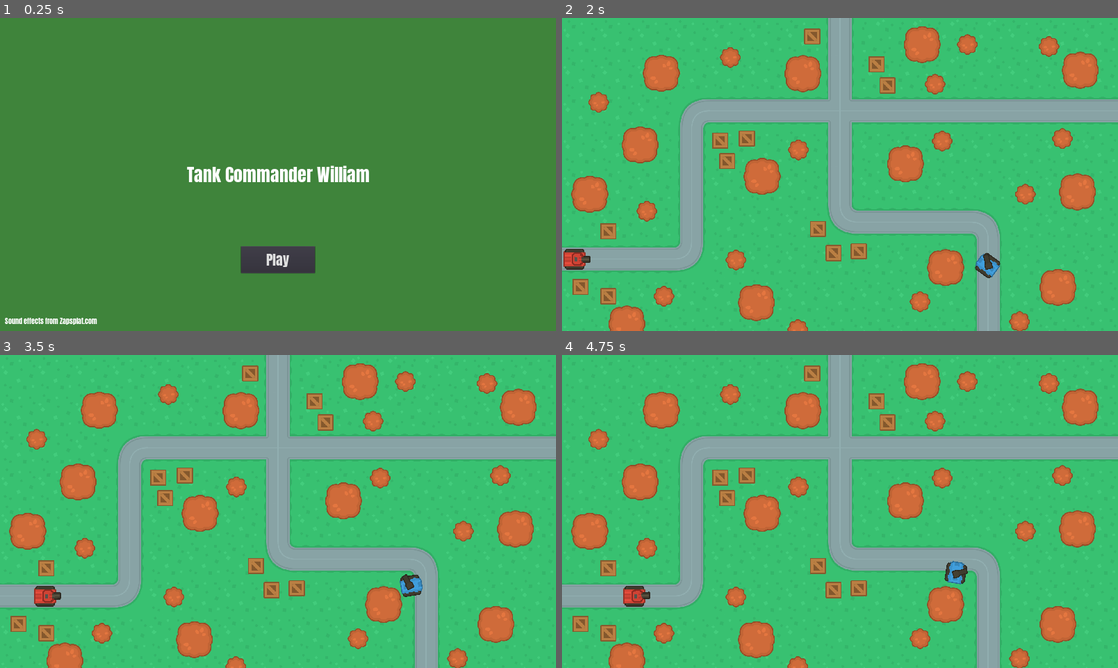
Above: before the commit, frames 1-4 (two rows, left to right).
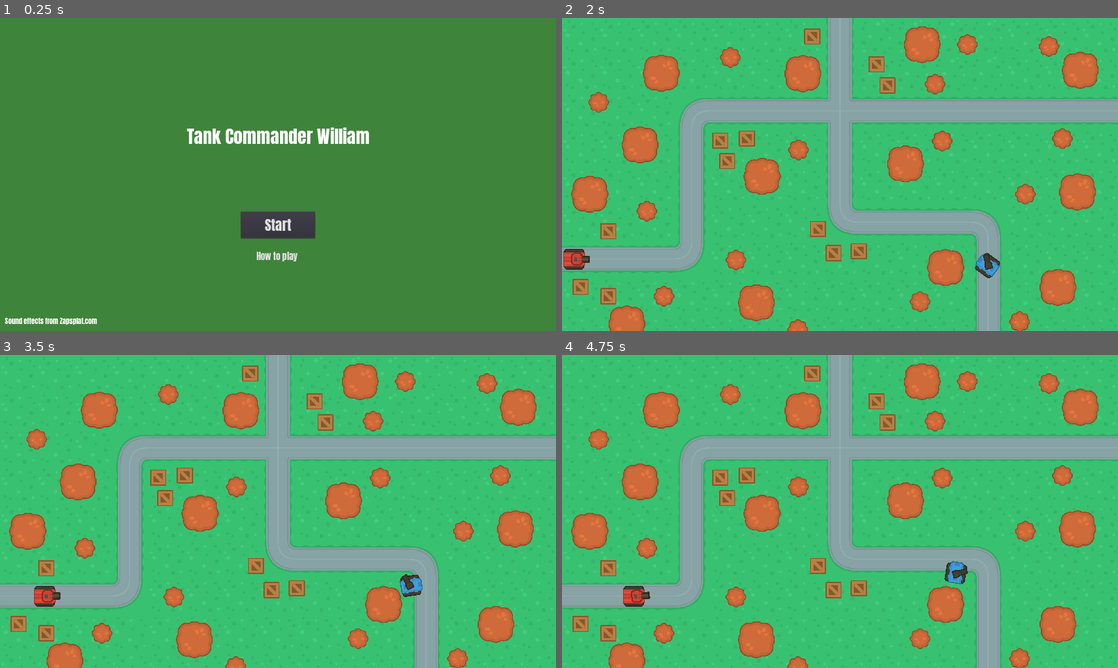
Above: after the commit, the same moments.

Repository: dayton-bobbitt/tank-commander-william
Game: Godot game, scene res://scenes/ui/Menu.tscn
Two runs of this game, one before a commit and one after it. Both use one fixed random seed, a clock stepped at 60 frames per second and the inputs below. Before the commit the project starts from res://scenes/world/World.tscn. Sound files missing from this copy of the repository are replaced by a short silence.
Inputs (mouse positions are in pixels of both pictures, inside the frame that each line leads up to):
- Up to frame 1 (0.25 s): no input
- Up to frame 2 (2 s): click "Play" (after the commit: "Start") at 0.5 s; move the mouse to (962, 158) at 1.27 s; hold Right (ui_right) from 1.28 s (still down)
- Up to frame 3 (3.5 s): move the mouse to (166, 527) at 2.02 s; release Right (ui_right) at 2.03 s; hold Down (ui_down) 2.03-2.78 s; move the mouse to (333, 442) at 2.77 s; hold Right (ui_right) from 2.78 s (still down)
- Up to frame 4 (4.75 s): move the mouse to (812, 574) at 3.52 s; release Right (ui_right) at 3.53 s; hold Up (ui_up) 3.53-4.28 s; move the mouse to (1006, 558) at 4.27 s; hold Left (ui_left) from 4.28 s (still down)

The runs differ from the first frame. In frame 1, 4.5% of the frame differs, in the area x 33-67%, y 34-82%; in frame 2, less than 0.1%; in frame 3, less than 0.1%; in frame 4, less than 0.1%.

Commit message:
Update menu and game over UI

Diff:
--- a/project.godot
+++ b/project.godot
@@ -11,7 +11,7 @@
 [application]
 
 config/name="Tank Commander William"
-run/main_scene="res://scenes/world/World.tscn"
+run/main_scene="res://scenes/ui/Menu.tscn"
 config/icon="res://assets/art/icon.png"
 
 [display]
--- a/scenes/ui/GUI.gd
+++ /dev/null
@@ -1,31 +0,0 @@
-extends CanvasLayer
-
-
-signal start_game
-
-
-onready var title_screen = $TitleScreen
-onready var game_over_screen = $GameOverScreen
-
-
-func _ready():
-	title_screen.show()
-	game_over_screen.hide()
-
-
-func game_in_progress():
-	title_screen.hide()
-	game_over_screen.hide()
-
-
-func game_over():
-	title_screen.hide()
-	game_over_screen.show()
-
-
-func _on_StartGameButton_pressed():
-	self.emit_signal("start_game")
-
-
-func _on_PlayAgainButton_pressed():
-	self.emit_signal("start_game")
--- a/scenes/ui/GUI.tscn
+++ /dev/null
@@ -1,152 +0,0 @@
-[gd_scene load_steps=12 format=2]
-
-[ext_resource path="res://scenes/ui/GUI.gd" type="Script" id=1]
-
-[sub_resource type="DynamicFontData" id=5]
-font_path = "res://scenes/ui/Anton/Anton-Regular.ttf"
-
-[sub_resource type="DynamicFont" id=2]
-size = 64
-font_data = SubResource( 5 )
-
-[sub_resource type="DynamicFontData" id=6]
-font_path = "res://scenes/ui/Anton/Anton-Regular.ttf"
-
-[sub_resource type="DynamicFont" id=4]
-size = 48
-font_data = SubResource( 6 )
-
-[sub_resource type="DynamicFontData" id=11]
-font_path = "res://scenes/ui/Anton/Anton-Regular.ttf"
-
-[sub_resource type="DynamicFont" id=12]
-size = 24
-font_data = SubResource( 11 )
-
-[sub_resource type="DynamicFontData" id=7]
-font_path = "res://scenes/ui/Anton/Anton-Regular.ttf"
-
-[sub_resource type="DynamicFont" id=8]
-size = 64
-font_data = SubResource( 7 )
-
-[sub_resource type="DynamicFontData" id=9]
-font_path = "res://scenes/ui/Anton/Anton-Regular.ttf"
-
-[sub_resource type="DynamicFont" id=10]
-size = 48
-font_data = SubResource( 9 )
-
-[node name="GUI" type="CanvasLayer"]
-script = ExtResource( 1 )
-
-[node name="TitleScreen" type="Control" parent="."]
-anchor_right = 1.0
-anchor_bottom = 1.0
-__meta__ = {
-"_edit_use_anchors_": false
-}
-
-[node name="Background" type="ColorRect" parent="TitleScreen"]
-anchor_right = 1.0
-anchor_bottom = 1.0
-color = Color( 0.25098, 0.521569, 0.235294, 1 )
-__meta__ = {
-"_edit_use_anchors_": false
-}
-
-[node name="Title" type="Label" parent="TitleScreen"]
-anchor_left = 0.5
-anchor_top = 0.5
-anchor_right = 0.5
-anchor_bottom = 0.5
-margin_left = -323.5
-margin_top = -49.0
-margin_right = 323.5
-margin_bottom = 49.0
-custom_fonts/font = SubResource( 2 )
-text = "Tank Commander William"
-align = 1
-valign = 1
-__meta__ = {
-"_edit_use_anchors_": false
-}
-
-[node name="StartGameButton" type="Button" parent="TitleScreen"]
-anchor_left = 0.5
-anchor_top = 1.0
-anchor_right = 0.5
-anchor_bottom = 1.0
-margin_left = -128.0
-margin_top = -292.0
-margin_right = 128.0
-margin_bottom = -200.0
-custom_fonts/font = SubResource( 4 )
-text = "Play"
-__meta__ = {
-"_edit_use_anchors_": false
-}
-
-[node name="Label" type="Label" parent="TitleScreen"]
-anchor_top = 1.0
-anchor_bottom = 1.0
-margin_left = 16.0
-margin_top = -53.0
-margin_right = 335.0
-margin_bottom = -16.0
-custom_fonts/font = SubResource( 12 )
-text = "Sound effects from Zapsplat.com"
-__meta__ = {
-"_edit_use_anchors_": false
-}
-
-[node name="GameOverScreen" type="Control" parent="."]
-visible = false
-anchor_right = 1.0
-anchor_bottom = 1.0
-__meta__ = {
-"_edit_use_anchors_": false
-}
-
-[node name="Background" type="ColorRect" parent="GameOverScreen"]
-anchor_right = 1.0
-anchor_bottom = 1.0
-color = Color( 0.521569, 0.235294, 0.235294, 1 )
-__meta__ = {
-"_edit_use_anchors_": false
-}
-
-[node name="Title" type="Label" parent="GameOverScreen"]
-anchor_left = 0.5
-anchor_top = 0.5
-anchor_right = 0.5
-anchor_bottom = 0.5
-margin_left = -323.5
-margin_top = -49.0
-margin_right = 323.5
-margin_bottom = 49.0
-custom_fonts/font = SubResource( 8 )
-text = "Game Over"
-align = 1
-valign = 1
-__meta__ = {
-"_edit_use_anchors_": false
-}
-
-[node name="PlayAgainButton" type="Button" parent="GameOverScreen"]
-anchor_left = 0.5
-anchor_top = 1.0
-anchor_right = 0.5
-anchor_bottom = 1.0
-margin_left = -149.5
-margin_top = -292.0
-margin_right = 149.5
-margin_bottom = -200.0
-custom_fonts/font = SubResource( 10 )
-text = "Play again?"
-__meta__ = {
-"_edit_use_anchors_": false
-}
-
-[connection signal="pressed" from="TitleScreen/StartGameButton" to="." method="_on_StartGameButton_pressed"]
-[connection signal="pressed" from="GameOverScreen/PlayAgainButton" to="." method="_on_PlayAgainButton_pressed"]
--- /dev/null
+++ b/scenes/ui/GameOver.gd
@@ -0,0 +1,9 @@
+extends CanvasLayer
+
+
+func _on_PlayAgainButton_pressed():
+	get_tree().change_scene("res://scenes/world/World.tscn")
+
+
+func _on_QuitButton_pressed():
+	get_tree().quit(0)
--- /dev/null
+++ b/scenes/ui/GameOver.tscn
@@ -0,0 +1,85 @@
+[gd_scene load_steps=6 format=2]
+
+[ext_resource path="res://scenes/ui/GameOver.gd" type="Script" id=1]
+
+[sub_resource type="DynamicFontData" id=18]
+font_path = "res://scenes/ui/Anton/Anton-Regular.ttf"
+
+[sub_resource type="DynamicFont" id=20]
+size = 64
+font_data = SubResource( 18 )
+
+[sub_resource type="DynamicFontData" id=19]
+font_path = "res://scenes/ui/Anton/Anton-Regular.ttf"
+
+[sub_resource type="DynamicFont" id=21]
+size = 48
+font_data = SubResource( 19 )
+
+[node name="GameOver" type="CanvasLayer"]
+script = ExtResource( 1 )
+
+[node name="Control" type="Control" parent="."]
+anchor_right = 1.0
+anchor_bottom = 1.0
+__meta__ = {
+"_edit_use_anchors_": false
+}
+
+[node name="Background" type="ColorRect" parent="Control"]
+anchor_right = 1.0
+anchor_bottom = 1.0
+color = Color( 0.521569, 0.235294, 0.235294, 1 )
+__meta__ = {
+"_edit_use_anchors_": false
+}
+
+[node name="Title" type="Label" parent="Control"]
+anchor_left = 0.5
+anchor_top = 0.5
+anchor_right = 0.5
+anchor_bottom = 0.5
+margin_left = -323.5
+margin_top = -180.0
+margin_right = 323.5
+margin_bottom = -82.0
+custom_fonts/font = SubResource( 20 )
+text = "Game Over"
+align = 1
+valign = 1
+__meta__ = {
+"_edit_use_anchors_": false
+}
+
+[node name="PlayAgainButton" type="Button" parent="Control"]
+anchor_left = 0.5
+anchor_top = 1.0
+anchor_right = 0.5
+anchor_bottom = 1.0
+margin_left = -149.5
+margin_top = -412.0
+margin_right = 149.5
+margin_bottom = -320.0
+custom_fonts/font = SubResource( 21 )
+text = "Play again?"
+__meta__ = {
+"_edit_use_anchors_": false
+}
+
+[node name="QuitButton" type="Button" parent="Control"]
+anchor_left = 0.5
+anchor_top = 1.0
+anchor_right = 0.5
+anchor_bottom = 1.0
+margin_left = -149.5
+margin_top = -292.0
+margin_right = 149.5
+margin_bottom = -200.0
+custom_fonts/font = SubResource( 21 )
+text = "Quit"
+__meta__ = {
+"_edit_use_anchors_": false
+}
+
+[connection signal="pressed" from="Control/PlayAgainButton" to="." method="_on_PlayAgainButton_pressed"]
+[connection signal="pressed" from="Control/QuitButton" to="." method="_on_QuitButton_pressed"]
--- /dev/null
+++ b/scenes/ui/Menu.gd
@@ -0,0 +1,13 @@
+extends CanvasLayer
+
+
+func _on_StartGameButton_pressed():
+	get_tree().change_scene("res://scenes/world/World.tscn")
+
+
+func _on_LinkButton_pressed():
+	$HowToPlay.show()
+
+
+func _on_GoBackToMenuButton_pressed():
+	$HowToPlay.hide()
--- /dev/null
+++ b/scenes/ui/Menu.tscn
@@ -0,0 +1,193 @@
+[gd_scene load_steps=12 format=2]
+
+[ext_resource path="res://scenes/ui/Menu.gd" type="Script" id=1]
+
+[sub_resource type="DynamicFontData" id=5]
+font_path = "res://scenes/ui/Anton/Anton-Regular.ttf"
+
+[sub_resource type="DynamicFont" id=14]
+size = 64
+font_data = SubResource( 5 )
+
+[sub_resource type="DynamicFontData" id=6]
+font_path = "res://scenes/ui/Anton/Anton-Regular.ttf"
+
+[sub_resource type="DynamicFont" id=15]
+size = 48
+font_data = SubResource( 6 )
+
+[sub_resource type="DynamicFontData" id=11]
+font_path = "res://scenes/ui/Anton/Anton-Regular.ttf"
+
+[sub_resource type="DynamicFont" id=16]
+size = 24
+font_data = SubResource( 11 )
+
+[sub_resource type="DynamicFontData" id=18]
+font_path = "res://scenes/ui/Anton/Anton-Regular.ttf"
+
+[sub_resource type="DynamicFont" id=19]
+size = 32
+font_data = SubResource( 18 )
+
+[sub_resource type="DynamicFontData" id=13]
+font_path = "res://scenes/ui/Anton/Anton-Regular.ttf"
+
+[sub_resource type="DynamicFont" id=17]
+size = 32
+font_data = SubResource( 13 )
+
+[node name="Menu" type="CanvasLayer"]
+script = ExtResource( 1 )
+
+[node name="TitleScreen" type="Control" parent="."]
+anchor_right = 1.0
+anchor_bottom = 1.0
+__meta__ = {
+"_edit_use_anchors_": false
+}
+
+[node name="Background" type="ColorRect" parent="TitleScreen"]
+anchor_right = 1.0
+anchor_bottom = 1.0
+color = Color( 0.25098, 0.521569, 0.235294, 1 )
+__meta__ = {
+"_edit_use_anchors_": false
+}
+
+[node name="Title" type="Label" parent="TitleScreen"]
+anchor_left = 0.5
+anchor_top = 0.5
+anchor_right = 0.5
+anchor_bottom = 0.5
+margin_left = -323.5
+margin_top = -180.0
+margin_right = 323.5
+margin_bottom = -82.0
+custom_fonts/font = SubResource( 14 )
+text = "Tank Commander William"
+align = 1
+valign = 1
+__meta__ = {
+"_edit_use_anchors_": false
+}
+
+[node name="StartGameButton" type="Button" parent="TitleScreen"]
+anchor_left = 0.5
+anchor_top = 1.0
+anchor_right = 0.5
+anchor_bottom = 1.0
+margin_left = -128.0
+margin_top = -412.0
+margin_right = 128.0
+margin_bottom = -320.0
+custom_fonts/font = SubResource( 15 )
+text = "Start"
+__meta__ = {
+"_edit_use_anchors_": false
+}
+
+[node name="Label" type="Label" parent="TitleScreen"]
+anchor_top = 1.0
+anchor_bottom = 1.0
+margin_left = 16.0
+margin_top = -53.0
+margin_right = 335.0
+margin_bottom = -16.0
+custom_fonts/font = SubResource( 16 )
+text = "Sound effects from Zapsplat.com"
+__meta__ = {
+"_edit_use_anchors_": false
+}
+
+[node name="LinkButton" type="LinkButton" parent="TitleScreen"]
+anchor_left = 0.5
+anchor_top = 0.5
+anchor_right = 0.5
+anchor_bottom = 0.5
+margin_left = -75.0
+margin_top = 255.5
+margin_right = 75.0
+margin_bottom = 304.5
+custom_fonts/font = SubResource( 19 )
+shortcut_in_tooltip = false
+action_mode = 0
+text = "How to play"
+underline = 1
+__meta__ = {
+"_edit_use_anchors_": false
+}
+
+[node name="HowToPlay" type="Control" parent="."]
+visible = false
+anchor_right = 1.0
+anchor_bottom = 1.0
+__meta__ = {
+"_edit_use_anchors_": false
+}
+
+[node name="Background" type="ColorRect" parent="HowToPlay"]
+anchor_right = 1.0
+anchor_bottom = 1.0
+color = Color( 0.25098, 0.521569, 0.235294, 1 )
+__meta__ = {
+"_edit_use_anchors_": false
+}
+
+[node name="Title" type="Label" parent="HowToPlay"]
+anchor_left = 0.5
+anchor_right = 0.5
+margin_left = -323.5
+margin_top = 100.0
+margin_right = 323.5
+margin_bottom = 198.0
+custom_fonts/font = SubResource( 14 )
+text = "How to play"
+align = 1
+valign = 1
+__meta__ = {
+"_edit_use_anchors_": false
+}
+
+[node name="GoBackToMenuButton" type="Button" parent="HowToPlay"]
+anchor_left = 0.5
+anchor_top = 1.0
+anchor_right = 0.5
+anchor_bottom = 1.0
+margin_left = -128.0
+margin_top = -194.0
+margin_right = 128.0
+margin_bottom = -102.0
+custom_fonts/font = SubResource( 15 )
+text = "Go back"
+__meta__ = {
+"_edit_use_anchors_": false
+}
+
+[node name="RichTextLabel" type="RichTextLabel" parent="HowToPlay"]
+anchor_left = 0.5
+anchor_top = 0.5
+anchor_right = 0.5
+anchor_bottom = 0.5
+margin_left = -377.5
+margin_top = -182.0
+margin_right = 377.5
+margin_bottom = 182.0
+custom_fonts/normal_font = SubResource( 17 )
+bbcode_enabled = true
+bbcode_text = "[center]Use w,a,s,d or the arrow keys to move.[center]
+[center]Use the mouse to aim[center]
+[center]Click to shoot.[center]
+[center]Destroy as many enemy tanks as you can![center]"
+text = "Use w,a,s,d or the arrow keys to move.
+Use the mouse to aim
+Click to shoot.
+Destroy as many enemy tanks as you can!"
+scroll_active = false
+__meta__ = {
+"_edit_use_anchors_": false
+}
+
+[connection signal="pressed" from="TitleScreen/StartGameButton" to="." method="_on_StartGameButton_pressed"]
+[connection signal="pressed" from="TitleScreen/LinkButton" to="." method="_on_LinkButton_pressed"]
+[connection signal="pressed" from="HowToPlay/GoBackToMenuButton" to="." method="_on_GoBackToMenuButton_pressed"]
--- a/scenes/world/World.gd
+++ b/scenes/world/World.gd
@@ -10,7 +10,6 @@
 onready var vertical_road = $VerticalRoad
 onready var spawn_timer = $SpawnTimer
 onready var player_spawn = $PlayerSpawn
-onready var gui = $GUI
 onready var roads = [horizontal_road, vertical_road]
 var player
 var enemies = []
@@ -18,13 +17,13 @@
 
 func _ready():
 	randomize()
+	start_game()
 
 
 func start_game():
 	spawn_player()
 	spawn_enemy()
 	spawn_timer.start()
-	gui.game_in_progress()
 
 
 func spawn_player():
@@ -35,13 +34,13 @@
 
 
 func game_over():
-	spawn_timer.stop()
-	for enemy in enemies:
-		if is_instance_valid(enemy):
-			enemy.queue_free()
-
-	enemies = []
-	gui.game_over()
+#	spawn_timer.stop()
+#	for enemy in enemies:
+#		if is_instance_valid(enemy):
+#			enemy.queue_free()
+#
+#	enemies = []
+	get_tree().change_scene("res://scenes/ui/GameOver.tscn")
 
 
 func spawn_enemy():
@@ -70,8 +69,3 @@
 
 func _on_SpawnTimer_timeout():
 	spawn_enemy()
-	pass
-
-
-func _on_GUI_start_game():
-	start_game()
--- a/scenes/world/World.tscn
+++ b/scenes/world/World.tscn
@@ -10,7 +10,6 @@
 [ext_resource path="res://scenes/enemy/Enemy.tscn" type="PackedScene" id=8]
 [ext_resource path="res://scenes/world/SmallTree.tscn" type="PackedScene" id=9]
 [ext_resource path="res://scenes/enemy/ShootingEnabler.tscn" type="PackedScene" id=10]
-[ext_resource path="res://scenes/ui/GUI.tscn" type="PackedScene" id=11]
 
 [sub_resource type="TileSet" id=1]
 0/name = "terrainTiles_retina.png 0"
@@ -63,7 +62,7 @@
 tile_data = PoolIntArray( 0, 0, 0, 1, 0, 0, 2, 0, 0, 3, 0, 0, 4, 0, 0, 5, 0, 0, 6, 0, 0, 7, 0, 1, 8, 0, 65536, 9, 0, 65 …(1764 unchanged characters)…
 
 [node name="SpawnTimer" type="Timer" parent="."]
-wait_time = 8.0
+wait_time = 10.0
 
 [node name="ShootingEnablerLeft" parent="." instance=ExtResource( 10 )]
 position = Vector2( 125, 832.498 )
@@ -201,7 +200,4 @@
 [node name="Crate12" parent="." instance=ExtResource( 1 )]
 position = Vector2( 864, 64 )
 
-[node name="GUI" parent="." instance=ExtResource( 11 )]
-
 [connection signal="timeout" from="SpawnTimer" to="." method="_on_SpawnTimer_timeout"]
-[connection signal="start_game" from="GUI" to="." method="_on_GUI_start_game"]
Not shown: 1 places in scenes/world/World.tscn that only renumber resources
Not shown, changed: .DS_Store
Not shown, added: gameplay.mov
